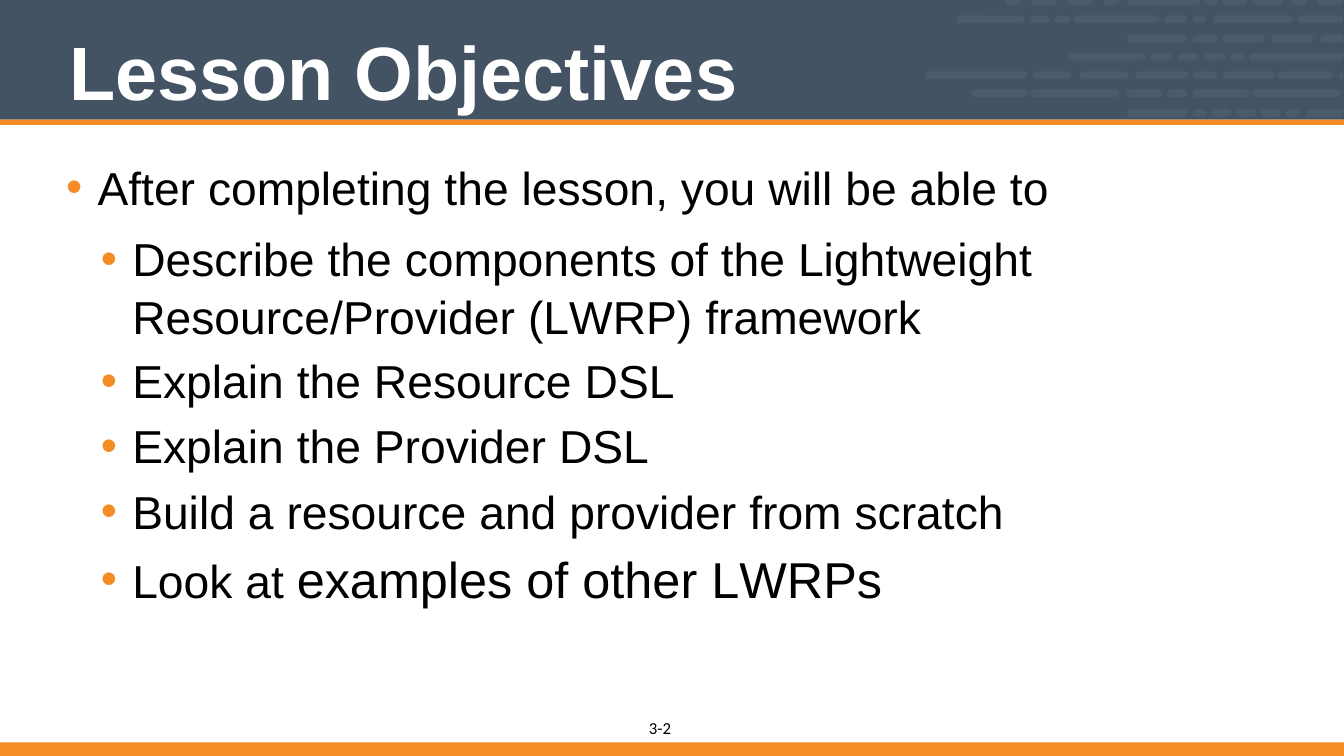
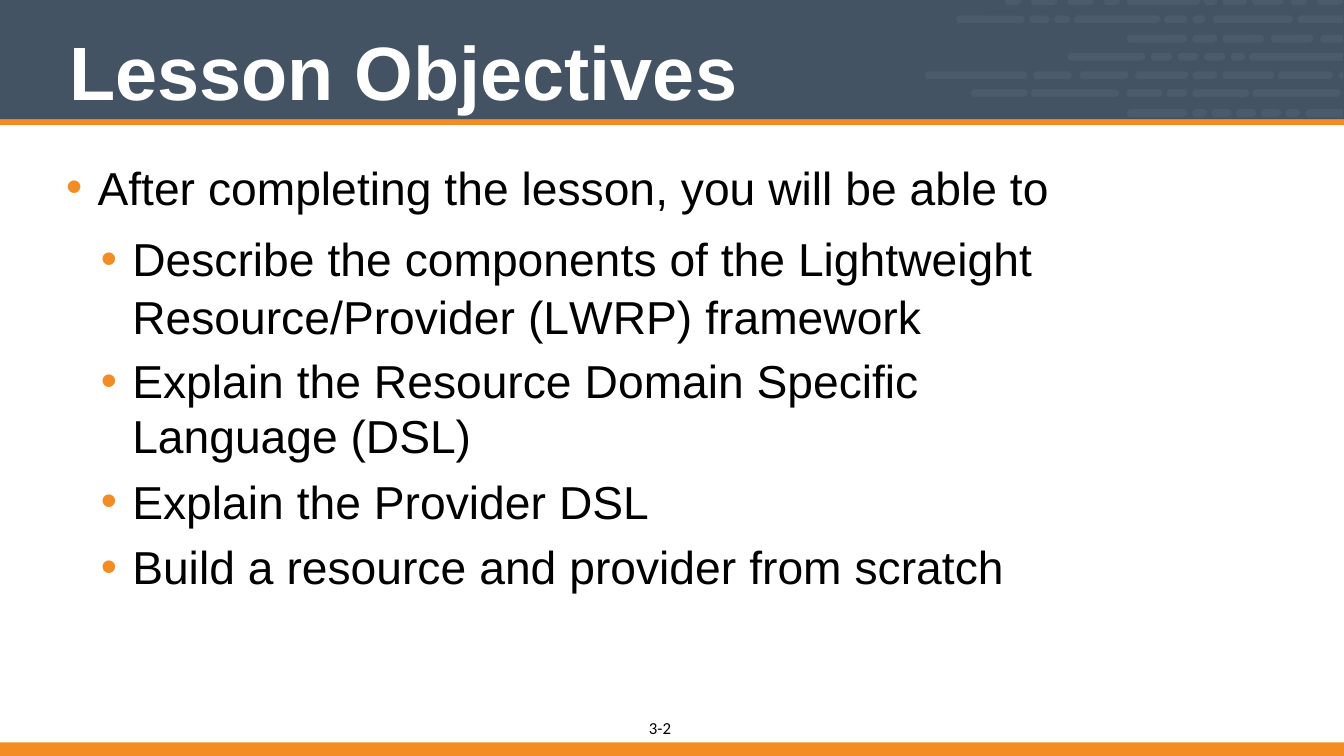
Before and after one commit to vinyar/chef-intermediate, a slide deck: slide 2 of 03-building_custom_resources.pptx. Drawn at 1344x756 pixels with LibreOffice and Linux fonts; fonts in the diff are those of the drawing. Boxes give left, top, right and bottom in pixels: in the first picture for what was removed or moved away, otherwise in the second. Text is boxed around its words. In the diff, an @@ line names an element or a change of style, - is before the commit and + after.

Commit message:
Updated Custom Resources
* Removed more mention of HWRP from the beginning and end of the content
* Removed the parts where the attendees create a set of data_bags to reduce the length of the section. My thought is that this could be done in a new section if that is important conversation to have but it was getting in the way of completing the section and is not absolutely necessary.
* Updated slides to include more explicit slides to remove content
* Updated slides to highlight new code that is added
* Updated the format of many of the text boxes to have indenting instead of spacing to indent the text boxes.
* Moved :remove action to being added later after the create is complete
* Changed summary questions to ask more about LWRP and not about HWRP and other confusing questions about what language the LWRP are written in.

```diff
--- a/03-building_custom_resources.pptx
+++ b/03-building_custom_resources.pptx
@@ text at (x1=132, y1=364, x2=919, y2=463): text changed @@
-  • Explain the Resource DSL
+  • Explain the Resource Domain Specific Language (DSL)
@@ text at (x1=132, y1=561, x2=882, y2=608): paragraph removed @@
-  • Look at examples of other LWRPs
```
Also in this commit, not shown: 12 other slides changed, 2 slides added, 8 slides removed.
